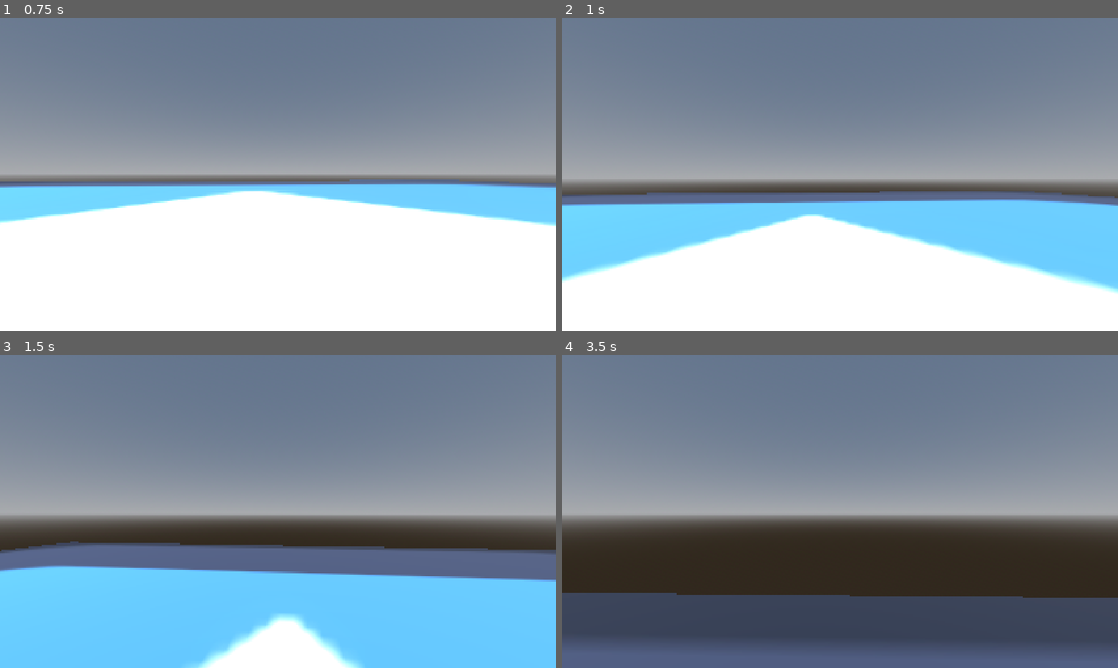
Above: before the commit, frames 1-4 (two rows, left to right).
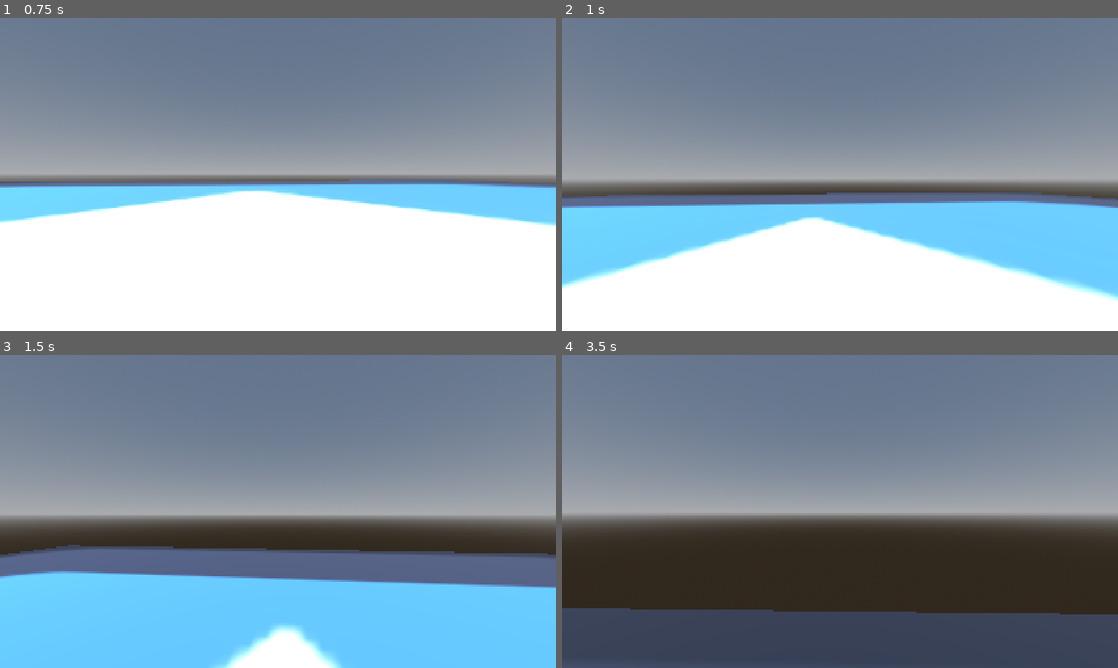
Above: after the commit, the same moments.

Repository: sytsndev/FPS-Template
Game: Godot game, scene res://Environment/Maps/world.tscn
The game is run twice, just before and just after one commit, with the same random seed, the same clock (stepped at 60 frames per second) and the same inputs. The engine's default icon, where the game draws it, is replaced by a stand-in: a white triangle on a blue panel in a dark square.
Inputs (mouse positions are in pixels of both pictures, inside the frame that each line leads up to):
- Up to frame 1 (0.75 s): tap Enter at 0.5 s; move the mouse to (305, 174) at 0.52 s; hold W (move_forward) from 0.53 s (still down); tap Shift (dash) at 0.6 s
- Up to frame 2 (1 s): keep holding W (move_forward); tap Space (jump) at 0.77, 0.8 s
- Up to frame 3 (1.5 s): keep holding W (move_forward); tap Space (jump) at 1.07, 1.35 s; move the mouse to (250, 511) at 1.27 s
- Up to frame 4 (3.5 s): keep holding W (move_forward); tap Space (jump) at 1.52, 1.82, 2.3, 3.02, 3.32 s; tap Shift (dash) at 1.55, 2.85 s; move the mouse to (851, 505) at 2.02 s; tap C (crouch) at 2.1 s; move the mouse to (834, 517) at 2.77 s

Frame 1 is identical in both runs. In frame 2, 4.2% of the frame differs, in the area x 0-100%, y 55-91%; in frame 3, 6.3%; in frame 4, 11%, in the area x 0-100%, y 76-100%.

Commit message:
Dash is the same distance everytime and is configured to have an adjustable max count

Diff:
--- a/Player/Resources/Scripts/player_res.gd
+++ b/Player/Resources/Scripts/player_res.gd
@@ -18,10 +18,11 @@
 @export var crouch_speed: float = 6.0
 @export var gravity: float = -40.0
 @export var jump_gravity: float = -20.0
-@export var jump_impulse: float = 10.0
+@export var jump_impulse: float = 11.0
 @export var dash_impulse: float = 50.0
 @export var dash_time: float = 0.15
 
 
 @export_category("Player Movement Variables")
 @export var max_double_jump_count: float = 1
+@export var max_dash_count: float = 2
--- a/Player/Scripts/movement.gd
+++ b/Player/Scripts/movement.gd
@@ -73,6 +73,7 @@
 
 
 func start_dash(direction: Vector3) -> void:
+	dash_dir = direction
 	if direction == Vector3.ZERO:
 		return
 
@@ -81,9 +82,9 @@
 	dash_timer = player.player_res.dash_time
 	player.velocity.y = 0
 	player.velocity = dash_dir * player.player_res.dash_impulse
+	player.dash_count += 1
 
-
-func dash_move(direction: Vector3, delta: float):
+func dash_move(delta: float):
 	var prev_velocity := player.velocity
 
 	if not is_dashing:
--- a/Player/Scripts/player.gd
+++ b/Player/Scripts/player.gd
@@ -25,6 +25,7 @@
 var exiting_crouching: bool = false
 
 var d_jump_count: int = 0
+var dash_count: int = 0
 
 var is_paused: bool = false
 
--- a/Player/States/dash.gd
+++ b/Player/States/dash.gd
@@ -10,9 +10,12 @@
 	var direction := (player.neck.basis * Vector3(input_dir.x, 0, input_dir.y)).normalized()
 	if !player.movement.is_dashing:
 		player.movement.start_dash(direction)
-	player.movement.dash_move(direction, delta)
+	player.movement.dash_move(delta)
 
-	if not player.is_on_floor() and !player.movement.is_dashing:
+	if !player.movement.is_dashing:
 		finished.emit(FALLING)
-	elif is_equal_approx(input_dir.x, 0.0) && is_equal_approx(input_dir.y, 0.0):
-		finished.emit(IDLE)
+
+
+func exit() -> void:
+	player.movement.dash_dir = Vector3.ZERO
+	player.velocity = Vector3.ZERO
--- a/Player/States/falling.gd
+++ b/Player/States/falling.gd
@@ -7,7 +7,7 @@
 	var direction := (player.neck.basis * Vector3(input_dir.x, 0, input_dir.y)).normalized()
 	player.movement.fall_move(direction, delta)
 
-	if Input.is_action_just_pressed("dash"):
+	if Input.is_action_just_pressed("dash") and player.dash_count < player.player_res.max_dash_count:
 		finished.emit(DASH)
 	if player.state_jump():
 		player.d_jump_count += 1
--- a/Player/States/player_state.gd
+++ b/Player/States/player_state.gd
@@ -22,6 +22,9 @@
 func update(delta: float) -> void:
 	crouch_inputs()
 	ui_inputs()
+	if player.is_on_floor() and (player.dash_count > 0 or player.d_jump_count > 0):
+		player.dash_count = 0
+		player.d_jump_count = 0
 
 
 func handle_input(event: InputEvent) -> void:
Not shown, added: Player/player.tscn868326720.tmp
Not shown, added: Player/player.tscn880706600.tmp
